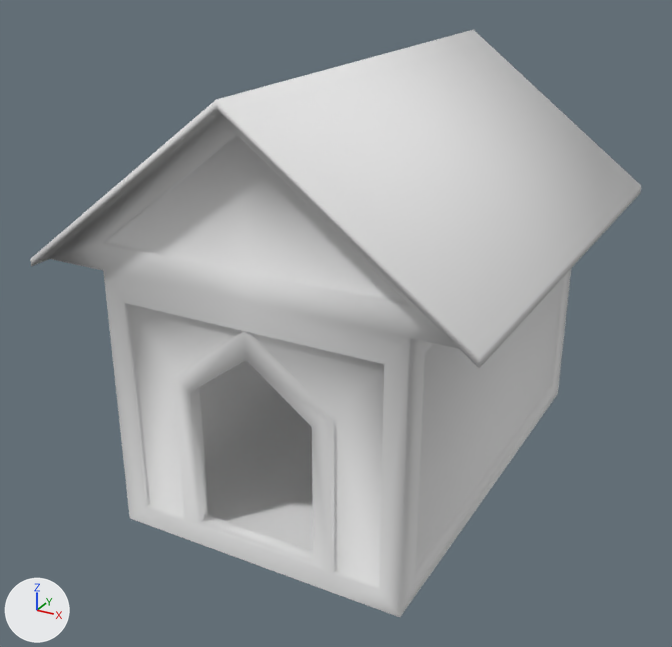
Before and after pictures for a commit that changed the OBJ model assets/frog_house/frog_house.obj.
The view is the same before and after, from a camera (50 mm lens) standing at (2.19, -4.4, 2.99) and looking at (-0.12, -0.2, 0.89). Arrows for +X, +Y and +Z are at lower left; the lights stay in place. Where no turn or scale is listed for an object, it has been applied to the vertices. Vertices at the same position are counted once.

Names of what the first picture shows: 'frog_house'.
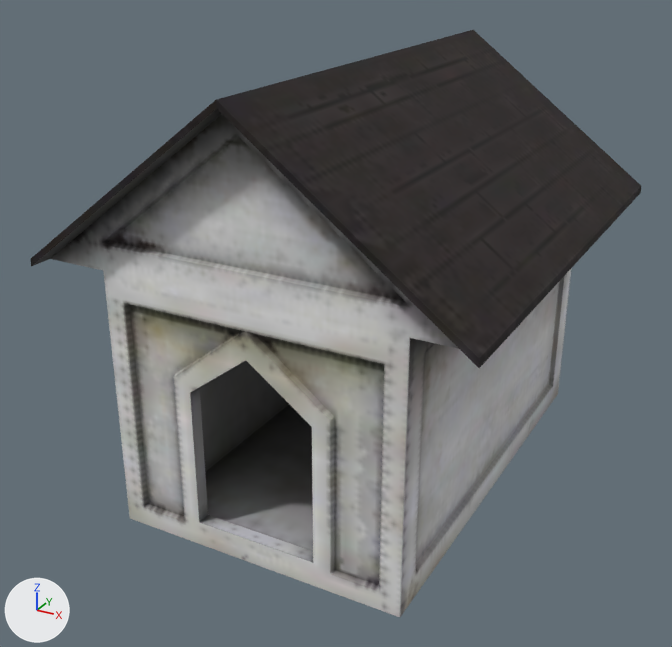
Edits to the scene script, one JSON object a line:
```json
{"op": "add", "block": "img_frog_house_png", "code": ["img_frog_house_png = load_image('frog_house.png', 'frog_house.png', 256, 256, 'sRGB')"]}
{"op": "remove", "block": "mat_mos_ios_prop_kfar_dha", "code": "mat_mos_ios_prop_kfar_dha.base_color = (0.8, 0.8, 0.8)  # white #e7e7e7"}
{"op": "add", "block": "mat_mos_ios_prop_kfar_dha", "code": "mat_mos_ios_prop_kfar_dha.texture = img_frog_house_png"}
{"block": "me_frog_house", "where": "me_frog_house.from_pydata(...)  # 112 vertices, 206 faces; spans x -1.15..1.15, y -1.38..1.38, z 0.0..2.32"}
{"block": "me_frog_house", "where": "# used by ob_frog_house; location = (0.0, 0.0, 0.0)"}
{"block": "me_frog_house", "change": "me_frog_house part 1: its shading normals changed"}
```

Changed parts and their boxes [x1, y1, x2, y2] in the pictures (672 x 647 px):
```json
{"object": "frog_house", "change": "surface changed, shading changed", "before": [31, 30, 641, 617], "after": [31, 30, 641, 617]}
```
